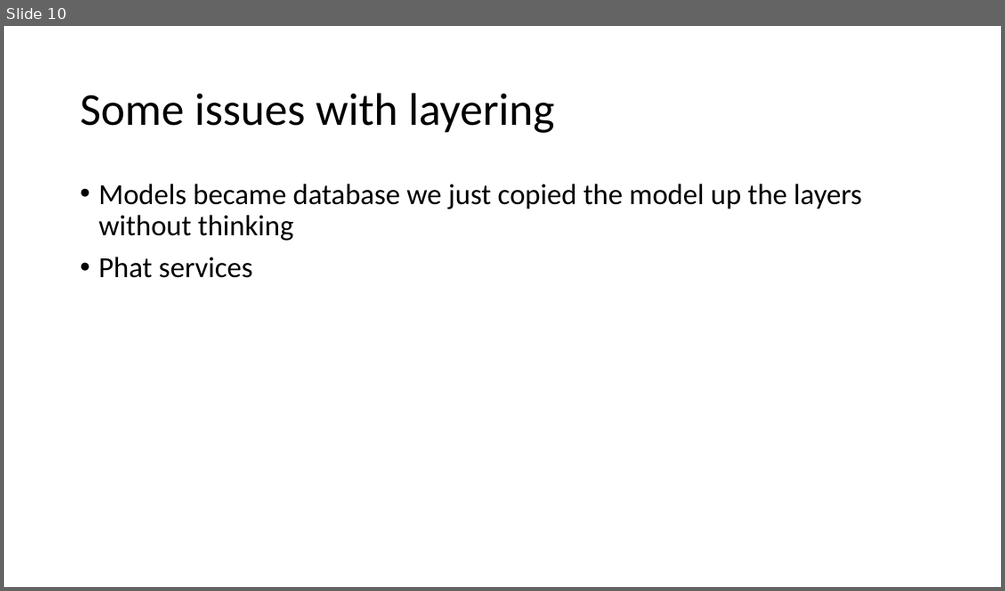
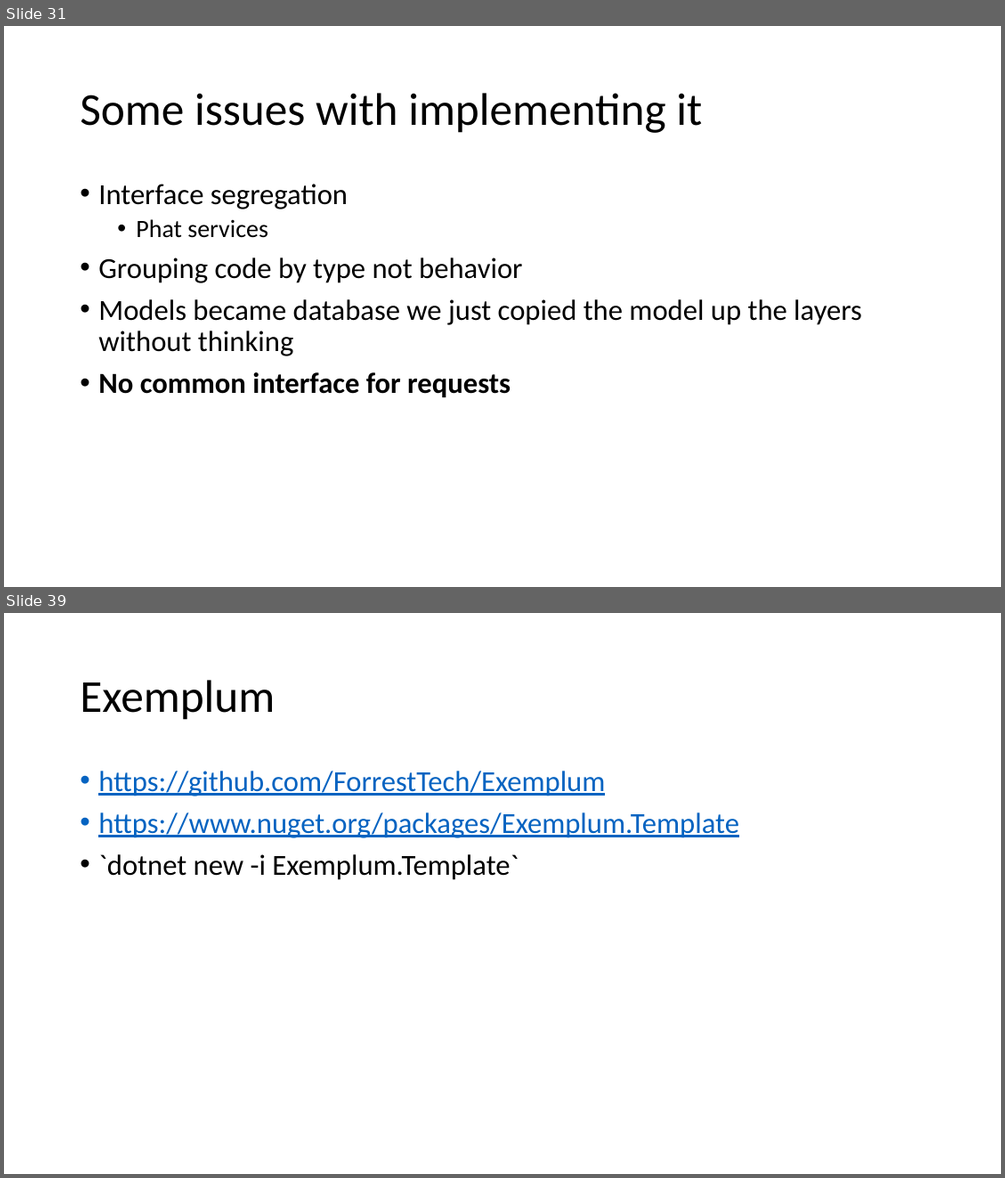
Before and after one commit to feanz/Presentations, a slide deck: Clean Architecture/Clean Architecture.pptx. Shown one above the other, each under a label of ours: slide 10 before the commit, slides 31 and 39 after it; the slides between them are not shown. The pictures are 1005x591 and 1005x1178 pixels, drawn with LibreOffice and Linux fonts; fonts in the diff are those of the drawing. Boxes give left, top, right and bottom in pixels: in the first picture for what was removed or moved away, otherwise in the second. Text is boxed around its words. In the diff, an @@ line names an element or a change of style, - is before the commit and + after.

```diff
--- a/Clean Architecture/Clean Architecture.pptx
+++ b/Clean Architecture/Clean Architecture.pptx
@@ slide 39 added at box(4, 613, 1001, 1174), background #FFFFFF @@
@@ title added at box(80, 680, 275, 720), 44 pt, text #000000 @@
+Exemplum
@@ text added at box(98, 771, 739, 880), 28 pt, text #0563C1, underline @@
+• https://github.com/ForrestTech/Exemplum
+• https://www.nuget.org/packages/Exemplum.Template
+• `dotnet new -i Exemplum.Template`
@@ what was slide 10 is now slide 31 @@
@@ slide 31 changed as well @@
@@ title at box(80, 93, 702, 133): text changed @@
-Some issues with layering
+Some issues with implementing it
@@ text at box(98, 184, 522, 283): paragraphs added @@
+• Interface segregation
+  • Phat services
+• Grouping code by type not behavior
@@ text at box(98, 372, 510, 397): text changed; bold on @@
-• Phat services
+• No common interface for requests
```
Also in this commit, not shown: 4 other slides changed, 29 other slides added, 4 slides removed.
